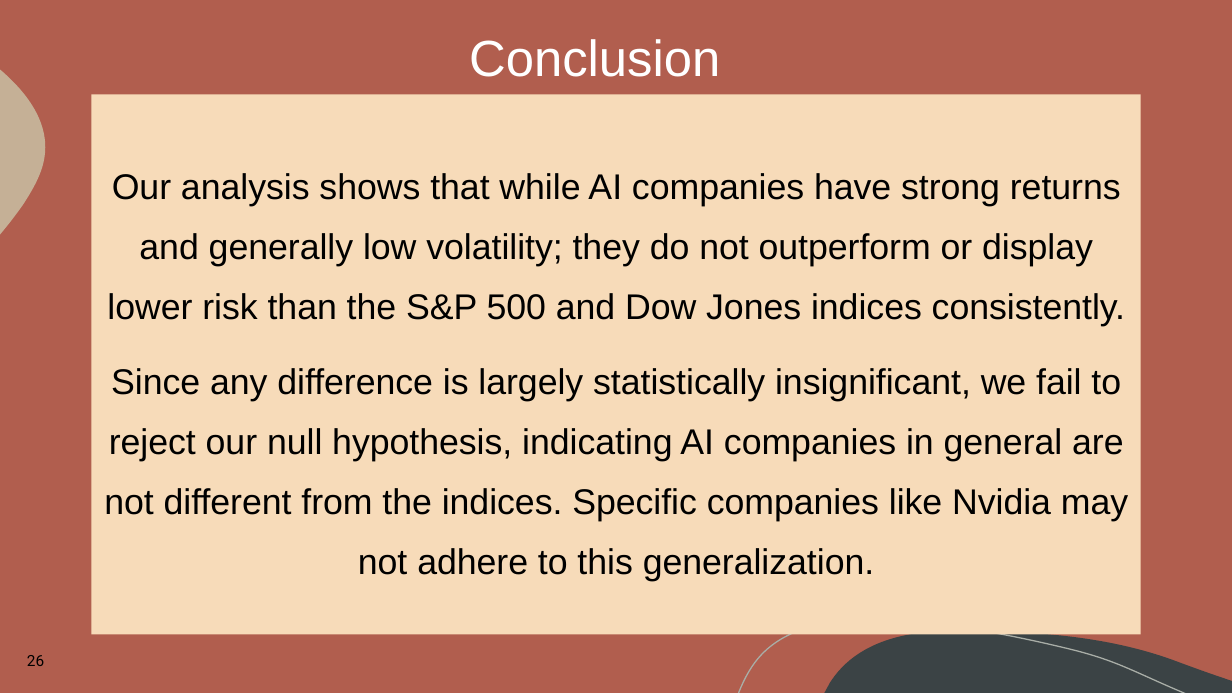
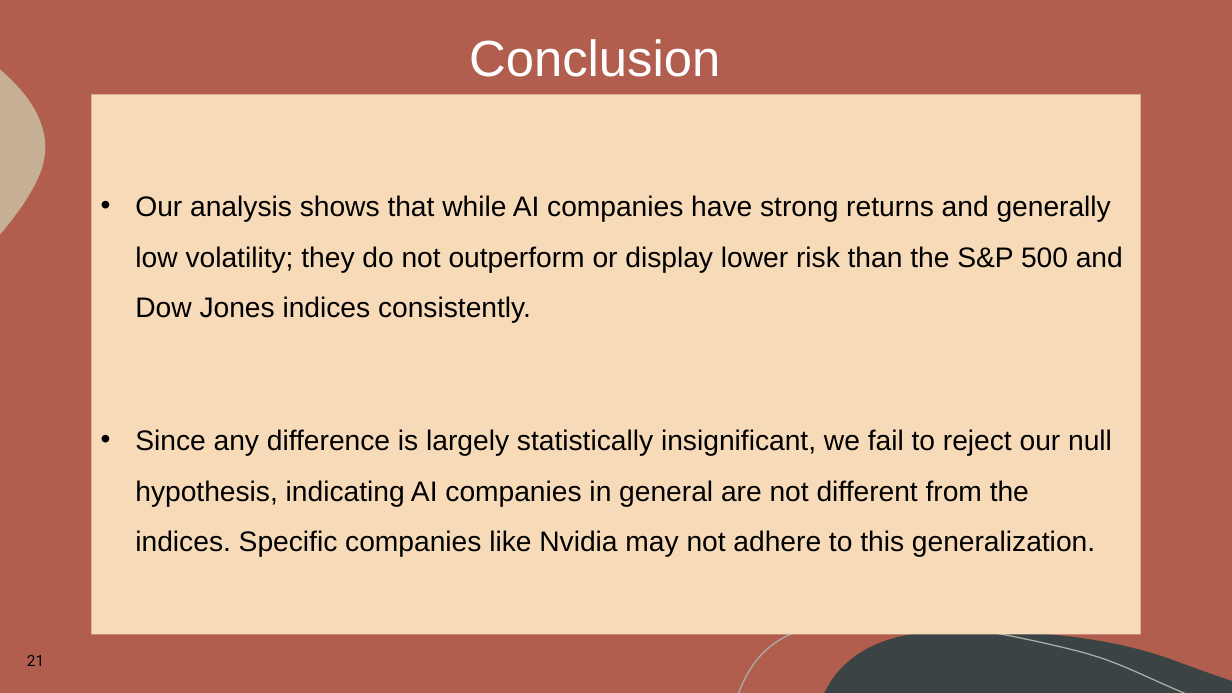
Before and after one commit to LegallyNotBlonde/Project-1, a slide deck: slide 21 of AIStocksProject/Presentation_Tech_Giants_Face_Off.pptx (slide 26 before the commit). Drawn at 1232x693 pixels with LibreOffice and Linux fonts; fonts in the diff are those of the drawing. Boxes give left, top, right and bottom in pixels: in the first picture for what was removed or moved away, otherwise in the second. Text is boxed around its words. In the diff, an @@ line names an element or a change of style, - is before the commit and + after.

```diff
--- a/AIStocksProject/Presentation_Tech_Giants_Face_Off.pptx
+++ b/AIStocksProject/Presentation_Tech_Giants_Face_Off.pptx
@@ text "Our analysis shows that while ..." at (91, 94, 1141, 634): size 27.8 to 22 pt; alignment centre to left; bullet none to •; line spacing 1.4 to 1.5 @@
@@ page number at (27, 655, 44, 666): text changed @@
-26
+21
```
Also in this commit, not shown: 14 other slides changed, 4 slides added, 9 slides removed, 1 other file.
